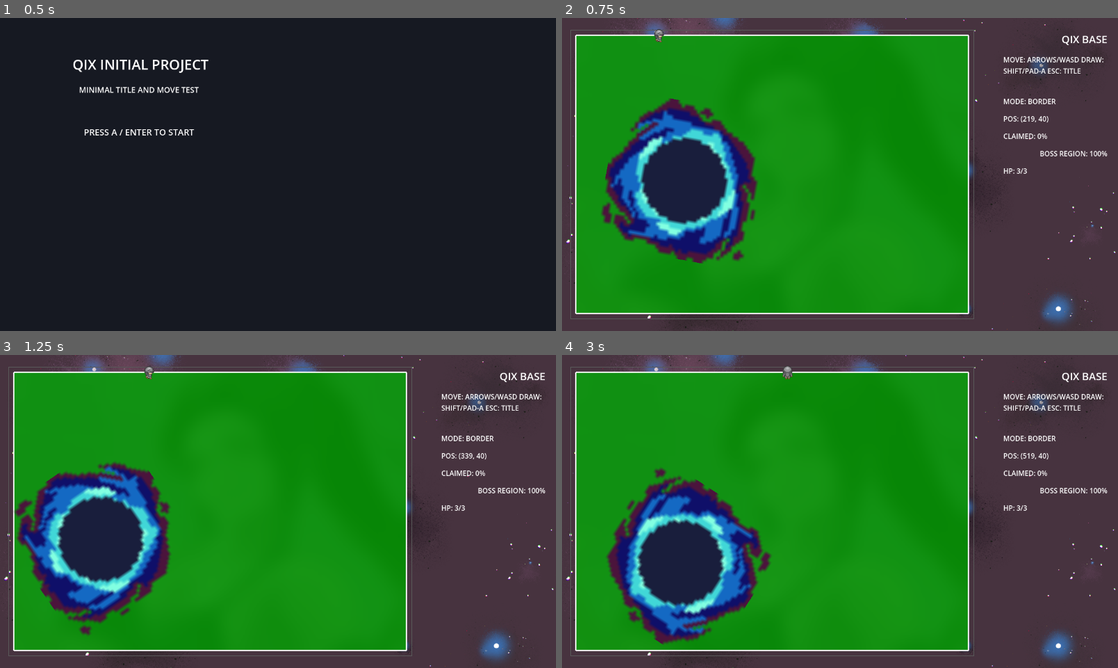
Above: before the commit, frames 1-4 (two rows, left to right).
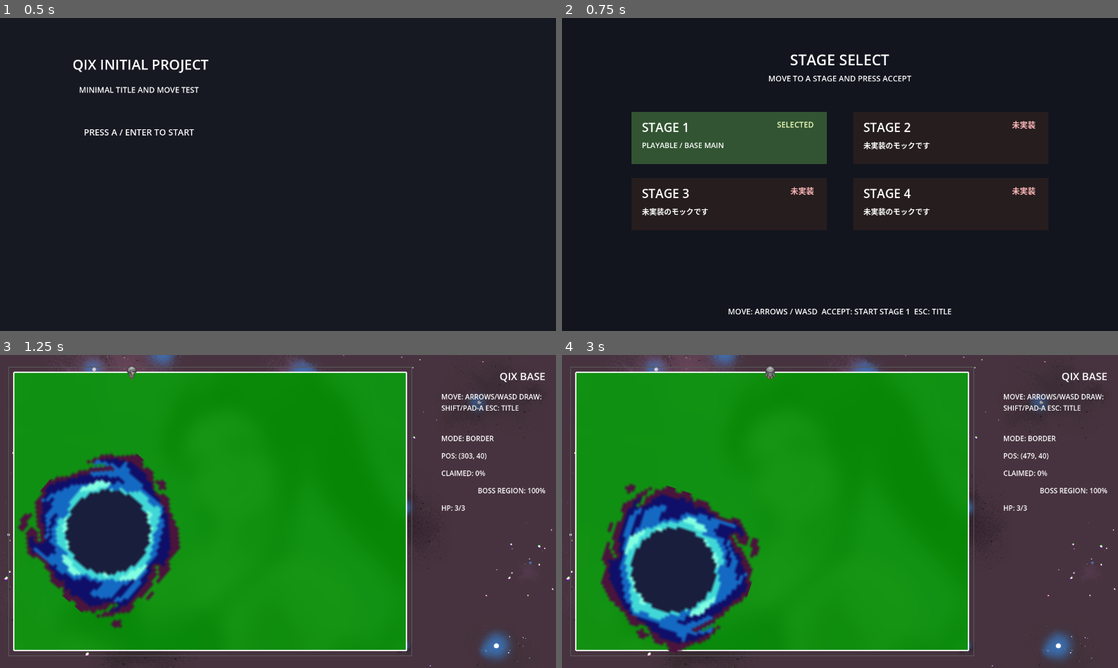
Above: after the commit, the same moments.

Repository: goenc/qix-project
Game: Godot game, scene res://scenes/title_main.tscn
Same seed, same stepped clock (60 frames per second), same inputs: the game is played once before the commit and once after it.
Inputs (mouse positions are in pixels of both pictures, inside the frame that each line leads up to):
- Up to frame 1 (0.5 s): no input
- Up to frame 2 (0.75 s): tap A at 0.5 s; move the mouse to (962, 158) at 0.52 s; hold Right (move_right) from 0.53 s (still down); tap Enter (qix_start) at 0.6 s; click (962, 158) at 0.67 s
- Up to frame 3 (1.25 s): keep holding Right (move_right); tap Space at 0.77, 0.8, 1.07 s
- Up to frame 4 (3 s): move the mouse to (728, 527) at 1.27 s; release Right (move_right) at 1.28 s; hold Down (move_down) 1.28-2.03 s; tap Space at 1.35, 1.52, 1.82, 2.3 s; click (728, 527) at 1.42 s; tap Enter (qix_start) at 1.55, 2.85 s; move the mouse to (895, 442) at 2.02 s; hold Right (move_right) 2.03-2.78 s; tap Shift (qix_draw) at 2.1 s; click (895, 442) at 2.17 s; move the mouse to (812, 574) at 2.77 s; hold Up (move_up) from 2.78 s (still down); click (812, 574) at 2.92 s

Frame 1 is identical in both runs. In frame 2, 99% of the frame differs, in the area x 0-100%, y 0-100%; in frame 3, 7.8%; in frame 4, 8.1%.

Commit message:
タイトルからステージ選択画面を挟む流れに変更しました
・開始操作でステージ選択画面へ遷移するようにしました
・ステージ一のみ開始可能で他は未実装モックとして表示しました
・戻る操作と起動確認を行いました

Diff:
--- /dev/null
+++ b/scenes/stage_select_main.tscn
@@ -0,0 +1,9 @@
+[gd_scene load_steps=3 format=3]
+
+[ext_resource type="Script" path="res://scripts/ui/stage_select_main.gd" id="1_stage_select_main_script"]
+[ext_resource type="PackedScene" path="res://scenes/ui/stage_select.tscn" id="2_stage_select_scene"]
+
+[node name="StageSelectMain" type="Node"]
+script = ExtResource("1_stage_select_main_script")
+
+[node name="StageSelect" parent="." instance=ExtResource("2_stage_select_scene")]
--- /dev/null
+++ b/scenes/ui/stage_select.tscn
@@ -0,0 +1,191 @@
+[gd_scene load_steps=2 format=3]
+
+[ext_resource type="Script" path="res://scripts/ui/stage_select.gd" id="1_script"]
+
+[node name="StageSelect" type="CanvasLayer"]
+script = ExtResource("1_script")
+
+[node name="Root" type="Control" parent="."]
+layout_mode = 3
+anchors_preset = 15
+anchor_right = 1.0
+anchor_bottom = 1.0
+offset_left = 0.0
+offset_top = 0.0
+offset_right = 0.0
+offset_bottom = 0.0
+
+[node name="Backdrop" type="ColorRect" parent="Root"]
+layout_mode = 1
+anchors_preset = 15
+anchor_right = 1.0
+anchor_bottom = 1.0
+offset_left = 0.0
+offset_top = 0.0
+offset_right = 0.0
+offset_bottom = 0.0
+mouse_filter = 2
+color = Color(0.06, 0.07, 0.11, 0.95)
+
+[node name="TitleLabel" type="Label" parent="Root"]
+offset_left = 0.0
+offset_top = 72.0
+offset_right = 1280.0
+offset_bottom = 118.0
+theme_override_font_sizes/font_size = 34
+horizontal_alignment = 1
+text = "STAGE SELECT"
+
+[node name="SubLabel" type="Label" parent="Root"]
+offset_left = 0.0
+offset_top = 126.0
+offset_right = 1280.0
+offset_bottom = 156.0
+theme_override_font_sizes/font_size = 18
+horizontal_alignment = 1
+text = "MOVE TO A STAGE AND PRESS ACCEPT"
+
+[node name="FooterLabel" type="Label" parent="Root"]
+offset_left = 0.0
+offset_top = 662.0
+offset_right = 1280.0
+offset_bottom = 692.0
+theme_override_font_sizes/font_size = 18
+horizontal_alignment = 1
+text = "MOVE: ARROWS / WASD  ACCEPT: START STAGE 1  ESC: TITLE"
+
+[node name="StageCard1" type="ColorRect" parent="Root"]
+offset_left = 160.0
+offset_top = 216.0
+offset_right = 610.0
+offset_bottom = 336.0
+mouse_filter = 2
+color = Color(0.12, 0.22, 0.14, 0.9)
+
+[node name="StageLabel" type="Label" parent="Root/StageCard1"]
+offset_left = 24.0
+offset_top = 16.0
+offset_right = 250.0
+offset_bottom = 48.0
+theme_override_font_sizes/font_size = 28
+text = "STAGE 1"
+
+[node name="StatusLabel" type="Label" parent="Root/StageCard1"]
+offset_left = 300.0
+offset_top = 16.0
+offset_right = 420.0
+offset_bottom = 44.0
+theme_override_font_sizes/font_size = 18
+horizontal_alignment = 2
+text = "READY"
+
+[node name="DetailLabel" type="Label" parent="Root/StageCard1"]
+offset_left = 24.0
+offset_top = 64.0
+offset_right = 420.0
+offset_bottom = 106.0
+theme_override_font_sizes/font_size = 17
+autowrap_mode = 3
+text = "PLAYABLE / BASE MAIN"
+
+[node name="StageCard2" type="ColorRect" parent="Root"]
+offset_left = 670.0
+offset_top = 216.0
+offset_right = 1120.0
+offset_bottom = 336.0
+mouse_filter = 2
+color = Color(0.16, 0.12, 0.12, 0.88)
+
+[node name="StageLabel" type="Label" parent="Root/StageCard2"]
+offset_left = 24.0
+offset_top = 16.0
+offset_right = 250.0
+offset_bottom = 48.0
+theme_override_font_sizes/font_size = 28
+text = "STAGE 2"
+
+[node name="StatusLabel" type="Label" parent="Root/StageCard2"]
+offset_left = 300.0
+offset_top = 16.0
+offset_right = 420.0
+offset_bottom = 44.0
+theme_override_font_sizes/font_size = 18
+horizontal_alignment = 2
+text = "未実装"
+
+[node name="DetailLabel" type="Label" parent="Root/StageCard2"]
+offset_left = 24.0
+offset_top = 64.0
+offset_right = 420.0
+offset_bottom = 106.0
+theme_override_font_sizes/font_size = 17
+autowrap_mode = 3
+text = "UNIMPLEMENTED MOCK"
+
+[node name="StageCard3" type="ColorRect" parent="Root"]
+offset_left = 160.0
+offset_top = 368.0
+offset_right = 610.0
+offset_bottom = 488.0
+mouse_filter = 2
+color = Color(0.16, 0.12, 0.12, 0.88)
+
+[node name="StageLabel" type="Label" parent="Root/StageCard3"]
+offset_left = 24.0
+offset_top = 16.0
+offset_right = 250.0
+offset_bottom = 48.0
+theme_override_font_sizes/font_size = 28
+text = "STAGE 3"
+
+[node name="StatusLabel" type="Label" parent="Root/StageCard3"]
+offset_left = 300.0
+offset_top = 16.0
+offset_right = 420.0
+offset_bottom = 44.0
+theme_override_font_sizes/font_size = 18
+horizontal_alignment = 2
+text = "未実装"
+
+[node name="DetailLabel" type="Label" parent="Root/StageCard3"]
+offset_left = 24.0
+offset_top = 64.0
+offset_right = 420.0
+offset_bottom = 106.0
+theme_override_font_sizes/font_size = 17
+autowrap_mode = 3
+text = "UNIMPLEMENTED MOCK"
+
+[node name="StageCard4" type="ColorRect" parent="Root"]
+offset_left = 670.0
+offset_top = 368.0
+offset_right = 1120.0
+offset_bottom = 488.0
+mouse_filter = 2
+color = Color(0.16, 0.12, 0.12, 0.88)
+
+[node name="StageLabel" type="Label" parent="Root/StageCard4"]
+offset_left = 24.0
+offset_top = 16.0
+offset_right = 250.0
+offset_bottom = 48.0
+theme_override_font_sizes/font_size = 28
+text = "STAGE 4"
+
+[node name="StatusLabel" type="Label" parent="Root/StageCard4"]
+offset_left = 300.0
+offset_top = 16.0
+offset_right = 420.0
+offset_bottom = 44.0
+theme_override_font_sizes/font_size = 18
+horizontal_alignment = 2
+text = "未実装"
+
+[node name="DetailLabel" type="Label" parent="Root/StageCard4"]
+offset_left = 24.0
+offset_top = 64.0
+offset_right = 420.0
+offset_bottom = 106.0
+theme_override_font_sizes/font_size = 17
+autowrap_mode = 3
+text = "UNIMPLEMENTED MOCK"
--- /dev/null
+++ b/scripts/ui/stage_select.gd
@@ -0,0 +1,88 @@
+extends CanvasLayer
+class_name StageSelectScreen
+
+@onready var root: Control = $Root
+@onready var backdrop: ColorRect = $Root/Backdrop
+@onready var title_label: Label = $Root/TitleLabel
+@onready var subtitle_label: Label = $Root/SubLabel
+@onready var footer_label: Label = $Root/FooterLabel
+@onready var stage_cards: Array[Dictionary] = [
+	{
+		"root": $Root/StageCard1,
+		"title": $Root/StageCard1/StageLabel,
+		"status": $Root/StageCard1/StatusLabel,
+		"detail": $Root/StageCard1/DetailLabel
+	},
+	{
+		"root": $Root/StageCard2,
+		"title": $Root/StageCard2/StageLabel,
+		"status": $Root/StageCard2/StatusLabel,
+		"detail": $Root/StageCard2/DetailLabel
+	},
+	{
+		"root": $Root/StageCard3,
+		"title": $Root/StageCard3/StageLabel,
+		"status": $Root/StageCard3/StatusLabel,
+		"detail": $Root/StageCard3/DetailLabel
+	},
+	{
+		"root": $Root/StageCard4,
+		"title": $Root/StageCard4/StageLabel,
+		"status": $Root/StageCard4/StatusLabel,
+		"detail": $Root/StageCard4/DetailLabel
+	}
+]
+
+
+func _ready() -> void:
+	process_mode = Node.PROCESS_MODE_ALWAYS
+
+
+func setup(_config: Dictionary) -> void:
+	set_active(true)
+
+
+func set_active(active: bool) -> void:
+	visible = active
+	root.visible = active
+	backdrop.visible = active
+	title_label.visible = active
+	subtitle_label.visible = active
+	footer_label.visible = active
+
+
+func configure(stage_entries: Array[Dictionary], selected_index: int) -> void:
+	var card_count: int = min(stage_cards.size(), stage_entries.size())
+	var safe_selected_index: int = clampi(selected_index, 0, max(0, card_count - 1))
+	for index in range(card_count):
+		_apply_stage_entry(stage_cards[index], stage_entries[index], index == safe_selected_index)
+
+
+func _apply_stage_entry(card: Dictionary, entry: Dictionary, selected: bool) -> void:
+	var card_root: ColorRect = card.get("root") as ColorRect
+	var stage_label: Label = card.get("title") as Label
+	var status_label: Label = card.get("status") as Label
+	var detail_label: Label = card.get("detail") as Label
+	var stage_title := str(entry.get("title", "STAGE"))
+	var available := bool(entry.get("available", false))
+	var detail_text := str(entry.get("detail_text", ""))
+
+	stage_label.text = stage_title
+	detail_label.text = detail_text
+
+	if available:
+		if selected:
+			card_root.color = Color(0.20, 0.34, 0.20, 0.96)
+			status_label.text = "SELECTED"
+			status_label.add_theme_color_override("font_color", Color(0.95, 1.0, 0.75))
+		else:
+			card_root.color = Color(0.12, 0.22, 0.14, 0.90)
+			status_label.text = "READY"
+			status_label.add_theme_color_override("font_color", Color(0.78, 0.98, 0.78))
+	else:
+		if selected:
+			card_root.color = Color(0.30, 0.16, 0.16, 0.96)
+		else:
+			card_root.color = Color(0.16, 0.12, 0.12, 0.88)
+		status_label.text = "未実装"
+		status_label.add_theme_color_override("font_color", Color(1.0, 0.72, 0.72))
--- /dev/null
+++ b/scripts/ui/stage_select_main.gd
@@ -0,0 +1,154 @@
+extends Node
+
+const TITLE_SCENE_PATH := "res://scenes/title_main.tscn"
+const InputActionUtils = preload("res://scripts/common/input_action_utils.gd")
+
+const STAGE_ENTRIES: Array[Dictionary] = [
+	{
+		"stage_id": 1,
+		"title": "STAGE 1",
+		"available": true,
+		"scene_path": "res://scenes/base_main.tscn",
+		"detail_text": "PLAYABLE / BASE MAIN"
+	},
+	{
+		"stage_id": 2,
+		"title": "STAGE 2",
+		"available": false,
+		"scene_path": "",
+		"detail_text": "未実装のモックです"
+	},
+	{
+		"stage_id": 3,
+		"title": "STAGE 3",
+		"available": false,
+		"scene_path": "",
+		"detail_text": "未実装のモックです"
+	},
+	{
+		"stage_id": 4,
+		"title": "STAGE 4",
+		"available": false,
+		"scene_path": "",
+		"detail_text": "未実装のモックです"
+	}
+]
+
+@onready var stage_select_screen := $StageSelect
+
+var selected_stage_index := 0
+
+
+func _ready() -> void:
+	process_mode = Node.PROCESS_MODE_ALWAYS
+	get_tree().paused = false
+	_register_input_map()
+	stage_select_screen.setup({})
+	_refresh_screen()
+	call_deferred("_grab_window_focus")
+
+
+func _input(event: InputEvent) -> void:
+	if !event.is_pressed() or event.is_echo():
+		return
+	if Input.is_action_just_pressed("ui_cancel"):
+		get_tree().change_scene_to_file(TITLE_SCENE_PATH)
+		return
+	if Input.is_action_just_pressed("qix_start"):
+		_activate_selected_stage()
+		return
+	if Input.is_action_just_pressed("move_left"):
+		_move_selection(Vector2i.LEFT)
+		return
+	if Input.is_action_just_pressed("move_right"):
+		_move_selection(Vector2i.RIGHT)
+		return
+	if Input.is_action_just_pressed("move_up"):
+		_move_selection(Vector2i.UP)
+		return
+	if Input.is_action_just_pressed("move_down"):
+		_move_selection(Vector2i.DOWN)
+
+
+func is_pause_toggle_allowed() -> bool:
+	return true
+
+
+func set_paused_from_debug(enabled: bool) -> void:
+	get_tree().paused = enabled
+
+
+func _activate_selected_stage() -> void:
+	var stage_entry := _get_selected_stage_entry()
+	if stage_entry.is_empty():
+		return
+	if !bool(stage_entry.get("available", false)):
+		return
+	var scene_path := str(stage_entry.get("scene_path", ""))
+	if scene_path.is_empty():
+		return
+	get_tree().paused = false
+	get_tree().change_scene_to_file(scene_path)
+
+
+func _move_selection(direction: Vector2i) -> void:
+	var next_index := selected_stage_index
+	match direction:
+		Vector2i.LEFT:
+			if selected_stage_index in [1, 3]:
+				next_index = selected_stage_index - 1
+		Vector2i.RIGHT:
+			if selected_stage_index in [0, 2]:
+				next_index = selected_stage_index + 1
+		Vector2i.UP:
+			if selected_stage_index in [2, 3]:
+				next_index = selected_stage_index - 2
+		Vector2i.DOWN:
+			if selected_stage_index in [0, 1]:
+				next_index = selected_stage_index + 2
+		_:
+			return
+
+	if next_index == selected_stage_index:
+		return
+
+	selected_stage_index = next_index
+	_refresh_screen()
+
+
+func _refresh_screen() -> void:
+	stage_select_screen.configure(STAGE_ENTRIES, selected_stage_index)
+
+
+func _get_selected_stage_entry() -> Dictionary:
+	if selected_stage_index < 0 or selected_stage_index >= STAGE_ENTRIES.size():
+		return {}
+	return STAGE_ENTRIES[selected_stage_index]
+
+
+func _grab_window_focus() -> void:
+	var window := get_window()
+	if window != null:
+		window.grab_focus()
+
+
+func _register_input_map() -> void:
+	_ensure_action("move_left", [_key_event(KEY_LEFT), _key_event(KEY_A), _joypad_button(JOY_BUTTON_DPAD_LEFT)])
+	_ensure_action("move_right", [_key_event(KEY_RIGHT), _key_event(KEY_D), _joypad_button(JOY_BUTTON_DPAD_RIGHT)])
+	_ensure_action("move_up", [_key_event(KEY_UP), _key_event(KEY_W), _joypad_button(JOY_BUTTON_DPAD_UP)])
+	_ensure_action("move_down", [_key_event(KEY_DOWN), _key_event(KEY_S), _joypad_button(JOY_BUTTON_DPAD_DOWN)])
+	_ensure_action("qix_start", [_key_event(KEY_ENTER), _key_event(KEY_SPACE), _joypad_button(JOY_BUTTON_A), _joypad_button(JOY_BUTTON_START)])
+	_ensure_action("ui_cancel", [_key_event(KEY_ESCAPE), _joypad_button(JOY_BUTTON_B), _joypad_button(JOY_BUTTON_BACK)])
+	_ensure_action("pause", [_key_event(KEY_P), _joypad_button(JOY_BUTTON_START)])
+
+
+func _ensure_action(action_name: String, events: Array[InputEvent]) -> void:
+	InputActionUtils.ensure_action(action_name, events)
+
+
+func _key_event(keycode: Key) -> InputEventKey:
+	return InputActionUtils.key_event(keycode, false, true)
+
+
+func _joypad_button(button_index: JoyButton) -> InputEventJoypadButton:
+	return InputActionUtils.joypad_button(button_index)
--- a/scripts/ui/title_main.gd
+++ b/scripts/ui/title_main.gd
@@ -1,6 +1,6 @@
 extends Node
 
-const MAIN_SCENE_PATH := "res://scenes/base_main.tscn"
+const STAGE_SELECT_SCENE_PATH := "res://scenes/stage_select_main.tscn"
 const InputActionUtils = preload("res://scripts/common/input_action_utils.gd")
 
 @onready var title_screen: TitleScreen = $Title
@@ -18,7 +18,7 @@
 	if !event.is_pressed() or event.is_echo():
 		return
 	if Input.is_action_just_pressed("qix_start"):
-		get_tree().change_scene_to_file(MAIN_SCENE_PATH)
+		get_tree().change_scene_to_file(STAGE_SELECT_SCENE_PATH)
 
 
 func is_pause_toggle_allowed() -> bool:
Not shown, changed: runtime/commit_message.md
